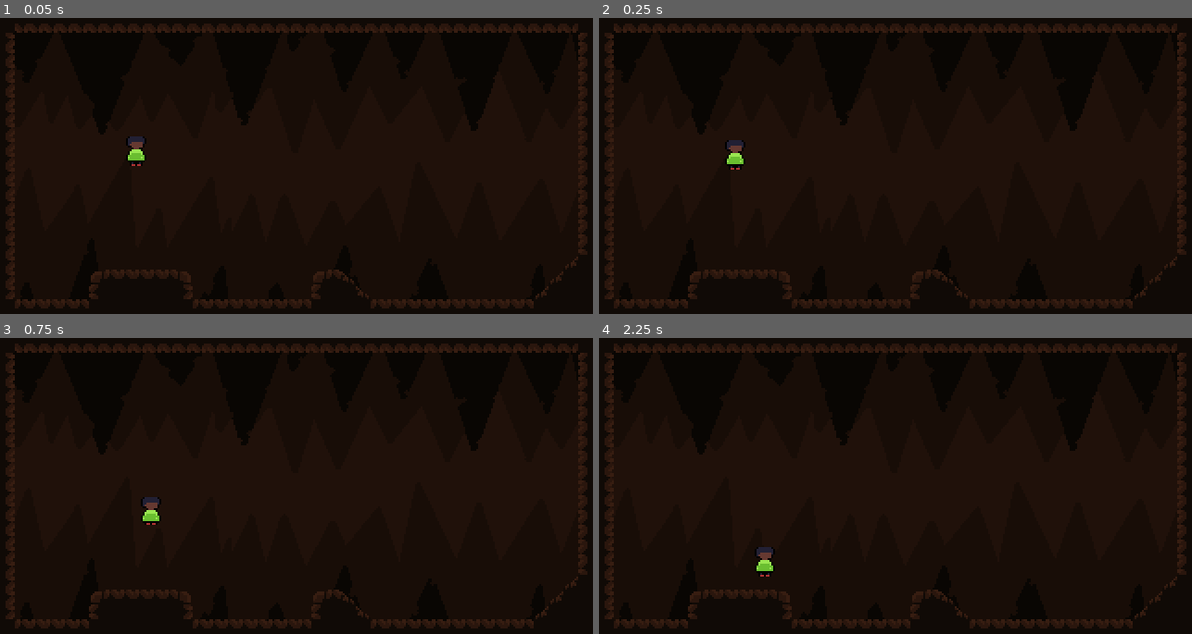
Above: before the commit, frames 1-4 (two rows, left to right).
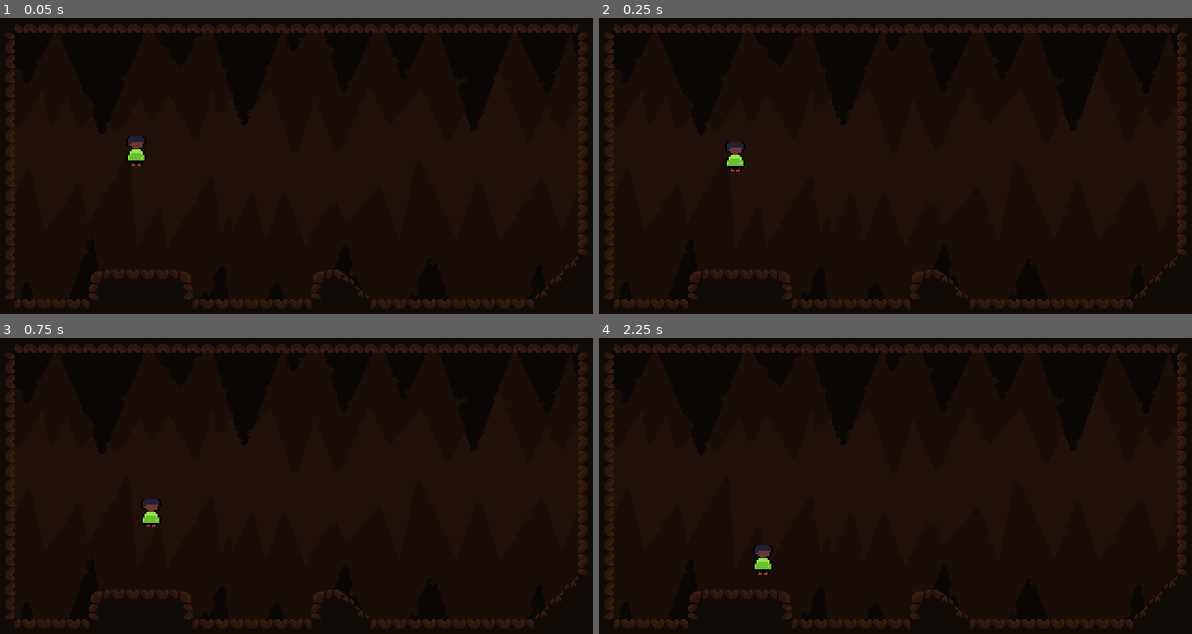
Above: after the commit, the same moments.

Repository: Omegalolchan/Cave_Runner
Game: Godot game, scene res://assets/Scenes/Debug Scene.tscn
The game is run twice, just before and just after one commit, with the same random seed, the same clock (stepped at 60 frames per second) and the same inputs. The project has no main scene, so this scene is started directly.
Inputs:
- Up to frame 1 (0.05 s): no input
- Up to frame 2 (0.25 s): no input
- Up to frame 3 (0.75 s): hold Right (moveRight) from 0.53 s (still down); hold Down (slide) from 0.53 s (still down)
- Up to frame 4 (2.25 s): tap C (jump) at 0.77, 1.52 s; release Right (moveRight) at 1.28 s; release Down (slide) at 1.28 s; hold Left (moveLeft) 1.28-2.03 s; tap Down (slide) at 1.35 s; hold Right (moveRight) from 2.03 s (still down); hold Down (slide) from 2.03 s (still down)

Frame 1 is identical in both runs. In frame 2, 0.2% of the frame differs, in the area x 21-25%, y 41-52%; in frame 3, 0.2%; in frame 4, 0.2%, in the area x 26-30%, y 70-81%.

Commit message:
neutral decell changed, and made FPS_delta a var instead of const

Diff:
--- a/assets/Scripts/PlayerMovement.gd
+++ b/assets/Scripts/PlayerMovement.gd
@@ -1,7 +1,7 @@
 extends CharacterBody2D
 
 const WALK_SPEED = 40.0 / 60
-const FPS_DELTA = 0.016
+var FPS_DELTA = 0.016
 var direction : float
 var base_velocity : Vector2
 var added_velocity : Vector2
@@ -54,6 +54,7 @@
 	return
 
 func _physics_process(delta):
+	FPS_DELTA = delta
 	GetInput()
 	#region Jump
 	if (jump_input) :
@@ -133,8 +134,10 @@
 	if direction != sign(added_velocity.x) && direction != 0 && added_velocity.x != 0: #letting the player have more control on his speed#
 		added_velocity.x += -sign(added_velocity.x) * velocity_neutral_deccel * 2 * FPS_DELTA
 
-	if on_floor && !is_sliding:
+	if on_floor && !is_sliding && direction != sign(added_velocity.x):
 		added_velocity.x += -sign(added_velocity.x) * velocity_neutral_deccel * FPS_DELTA
+	elif on_floor && !is_sliding:
+		added_velocity.x += -sign(added_velocity.x) * velocity_neutral_deccel / 2* FPS_DELTA
 
 	if !on_floor:
 		added_velocity.x += -sign(added_velocity.x) * velocity_neutral_deccel / 4 * FPS_DELTA
